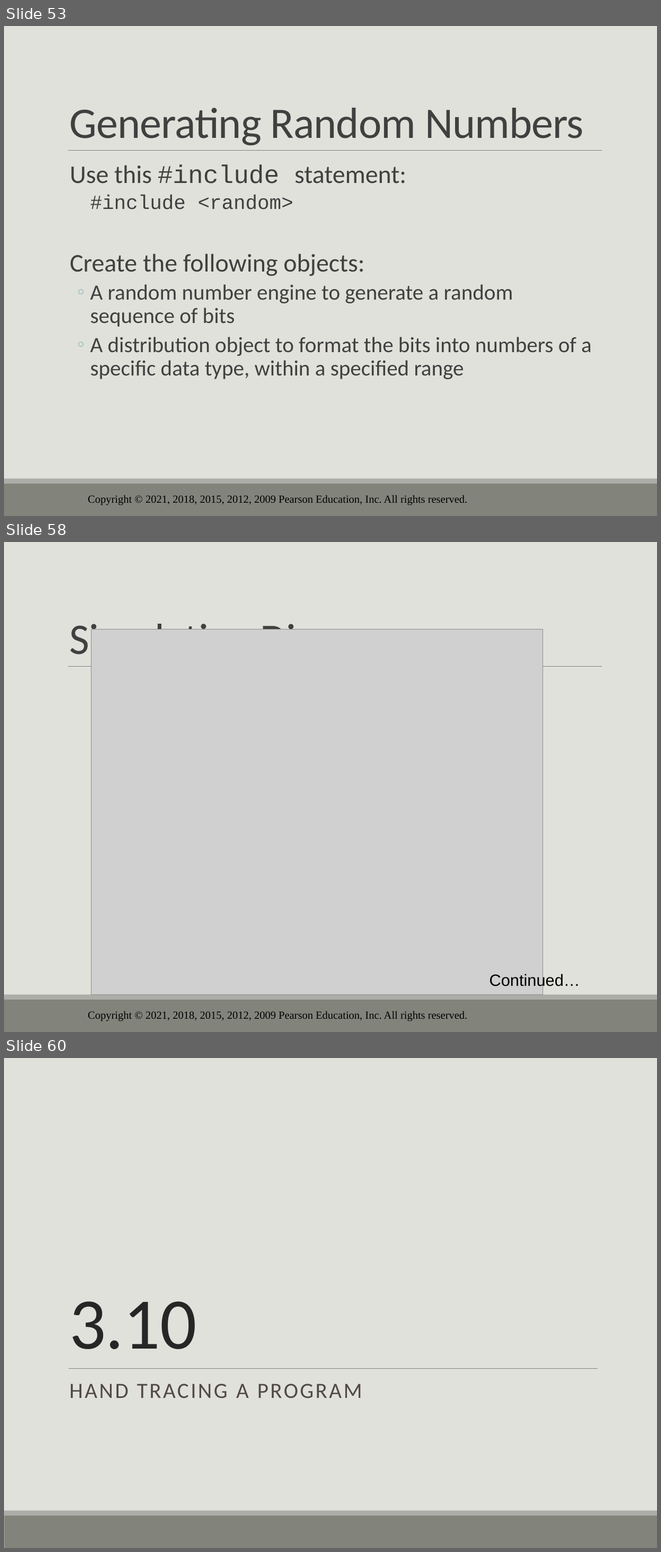
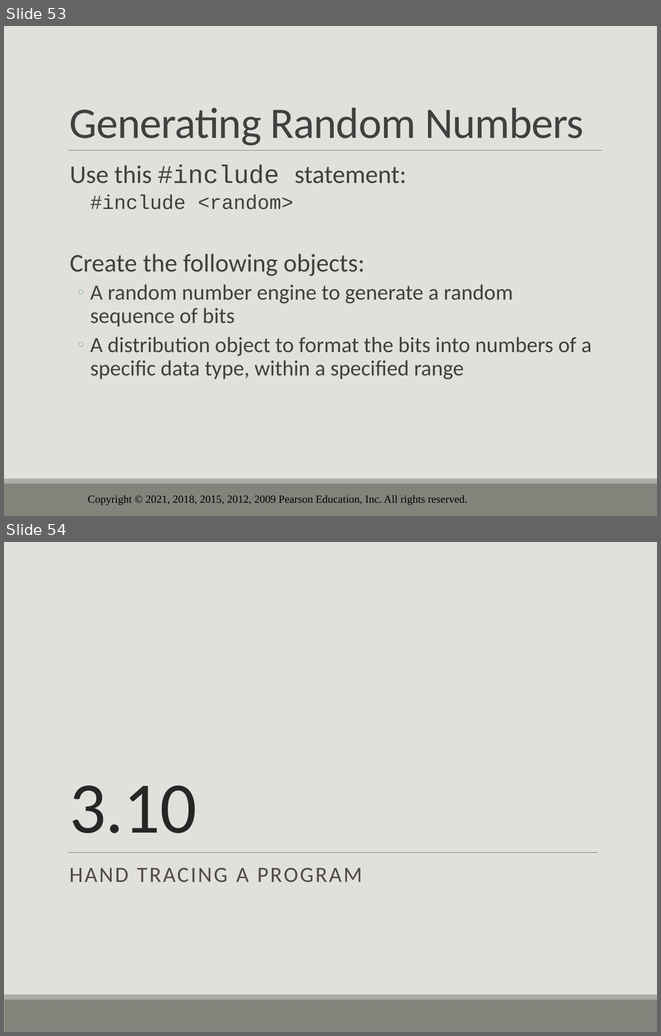
Before and after one commit to drolsonmi/eng1400, a slide deck: 1400_03_Expressions and Interactivity.pptx. Shown one above the other, each under a label of ours: slides 53, 58 and 60 before the commit, slides 53 and 54 after it; the slides between them are not shown. The pictures are 661x1552 and 661x1036 pixels, drawn with LibreOffice and Linux fonts; fonts in the diff are those of the drawing; grey boxes stand for pictures; background and template pictures are left out. Boxes give left, top, right and bottom in pixels: in the first picture for what was removed or moved away, otherwise in the second. Text is boxed around its words. In the diff, an @@ line names an element or a change of style, - is before the commit and + after.

```diff
--- a/1400_03_Expressions and Interactivity.pptx
+++ b/1400_03_Expressions and Interactivity.pptx
@@ slide 58 removed at (4,542,657,1032), background #E1E1DB; not listed: 4 template elements that a slide beside it also shows @@
@@ title removed at (69,624,335,664) @@
-Simulating Dice
@@ picture removed at (91,629,542,994) @@
@@ text removed at (489,973,580,989) @@
-Continued…
@@ what was slide 60 is now slide 54 @@
```
Also in this commit, not shown: 9 slides changed, 5 other slides removed, 1 other file.
